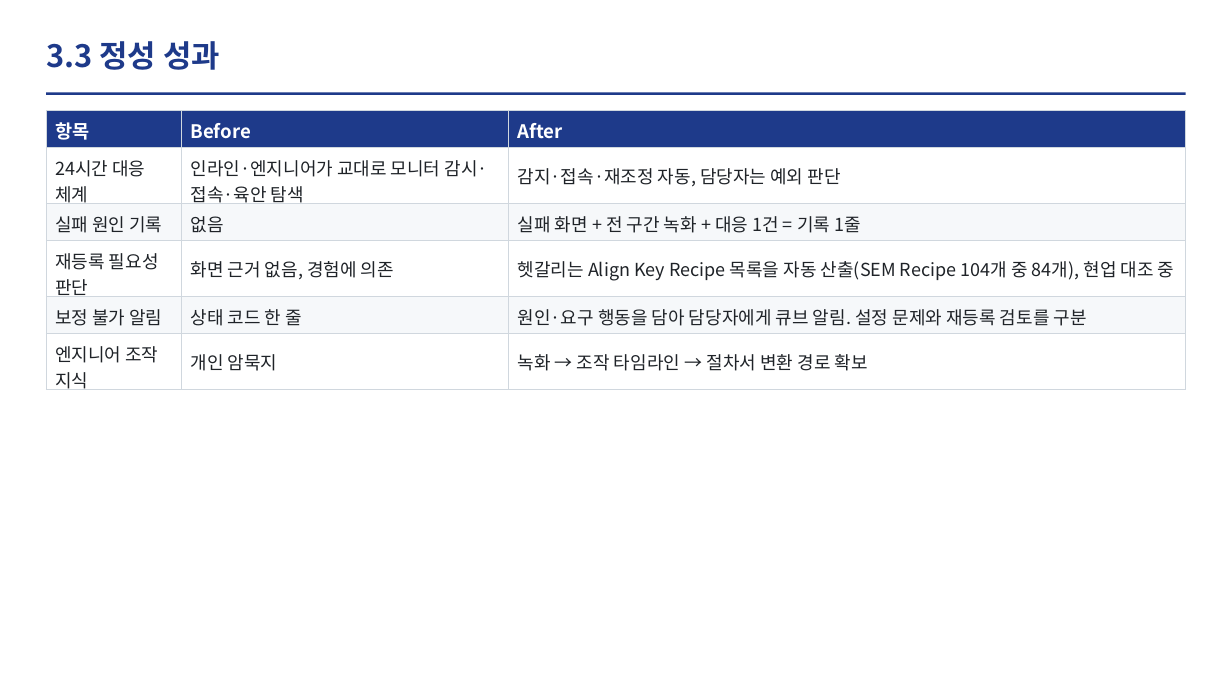
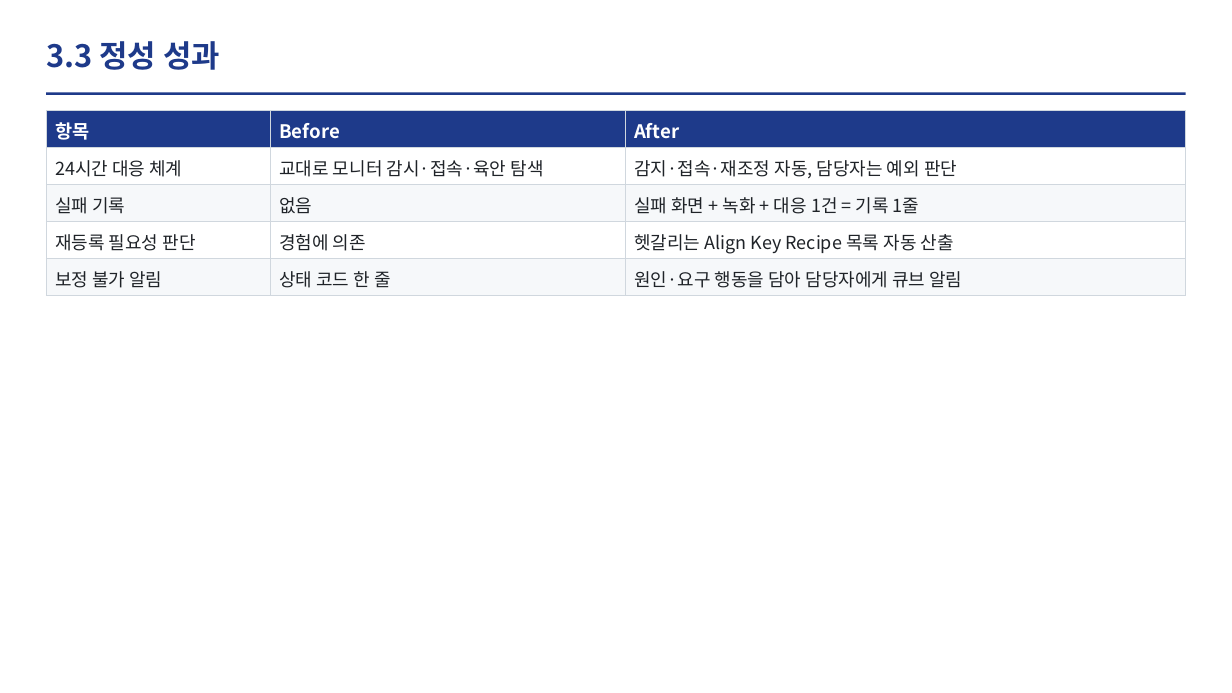
Before and after one commit to DarrenKoi/auto_recipe_creator, a slide deck: slide 9 of docs/project_progress/img/07/07_slides.pptx. Drawn at 1232x693 pixels with LibreOffice and Linux fonts; fonts in the diff are those of the drawing. Boxes give left, top, right and bottom in pixels: in the first picture for what was removed or moved away, otherwise in the second. Text is boxed around its words. In the diff, an @@ line names an element or a change of style, - is before the commit and + after.

```diff
--- a/docs/project_progress/img/07/07_slides.pptx
+++ b/docs/project_progress/img/07/07_slides.pptx
@@ table at (x1=46, y1=111, x2=1187, y2=296) @@
-row 2: 24시간 대응 체계 | 인라인·엔지니어가 교대로 모니터 감시·접속·육안 탐색 | 감지·접속·재조정 자동, 담당자는 예외 판단
-row 3: 실패 원인 기록 | 없음 | 실패 화면 + 전 구간 녹화 + 대응 1건 = 기록 1줄
-row 4: 재등록 필요성 판단 | 화면 근거 없음, 경험에 의존 | 헷갈리는 Align Key Recipe 목록을 자동 산출(SEM Recipe 104개 중 84개), 현업 대조 중
-row 5: 보정 불가 알림 | 상태 코드 한 줄 | 원인·요구 행동을 담아 담당자에게 큐브 알림. 설정 문제와 재등록 검토를 구분
-row 6: 엔지니어 조작 지식 | 개인 암묵지 | 녹화 → 조작 타임라인 → 절차서 변환 경로 확보
+row 2: 24시간 대응 체계 | 교대로 모니터 감시·접속·육안 탐색 | 감지·접속·재조정 자동, 담당자는 예외 판단
+row 3: 실패 기록 | 없음 | 실패 화면 + 녹화 + 대응 1건 = 기록 1줄
+row 4: 재등록 필요성 판단 | 경험에 의존 | 헷갈리는 Align Key Recipe 목록 자동 산출
+row 5: 보정 불가 알림 | 상태 코드 한 줄 | 원인·요구 행동을 담아 담당자에게 큐브 알림
```
Also in this commit, not shown: 2 other slides changed, 2 other files.
